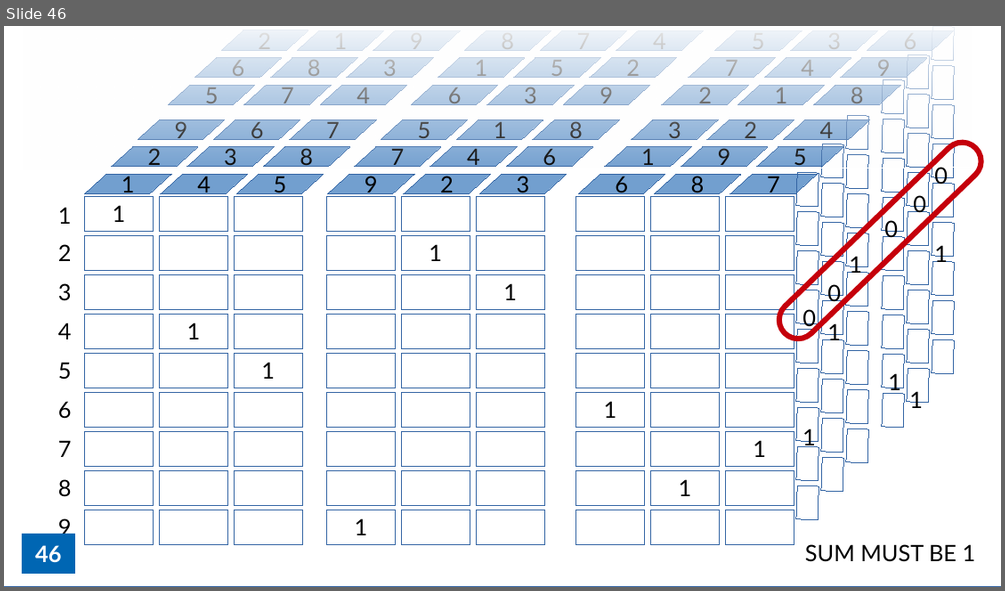
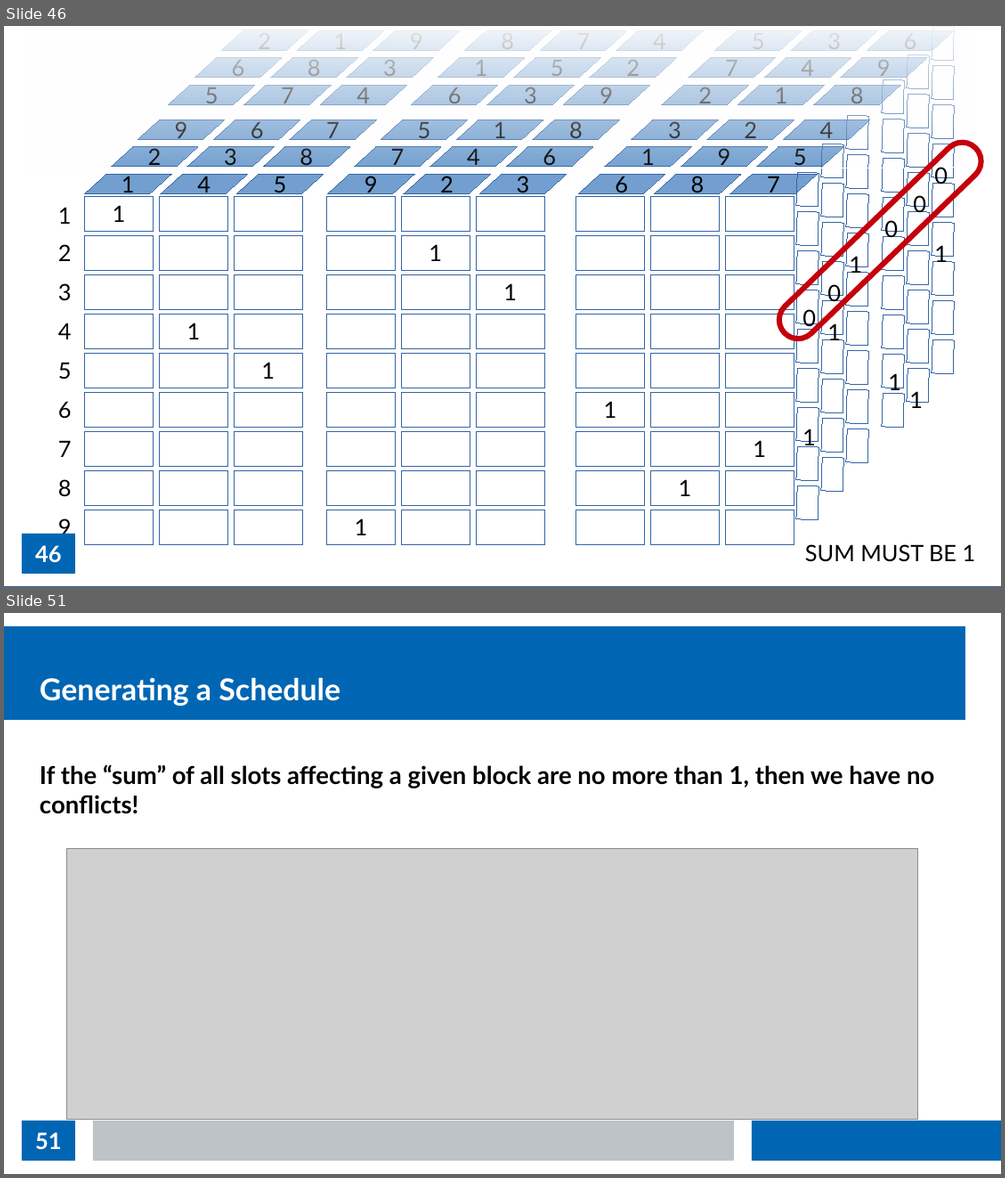
Before and after one commit to thomasnield/kotlin_data_science_talk_ChicagoJUG, a slide deck: kotlin_data_science_talk_chijug_slides.odp. Shown one above the other, each under a label of ours: slide 46 before the commit, slides 46 and 51 after it; the slides between them are not shown. The pictures are 1005x591 and 1005x1178 pixels, drawn with LibreOffice and Linux fonts; fonts in the diff are those of the drawing; grey boxes stand for pictures. Boxes give left, top, right and bottom in pixels: in the first picture for what was removed or moved away, otherwise in the second. Text is boxed around its words. In the diff, an @@ line names an element or a change of style, - is before the commit and + after.

```diff
--- a/kotlin_data_science_talk_chijug_slides.odp
+++ b/kotlin_data_science_talk_chijug_slides.odp
@@ slide 51 added at (4,613,1001,1174), background #FFFFFF; not listed: 1 template element that a slide beside it also shows @@
@@ title added at (40,677,340,706), 24 pt, text #FFFFFF, bold @@
+Generating a Schedule
@@ text added at (40,764,934,814), 19.5 pt, text #000000, bold @@
+If the “sum” of all slots affecting a given block are no more than 1, then we have no conflicts!
@@ picture added at (66,848,917,1119) @@
@@ page number added at (22,1120,75,1160), fill #0066B3, 18 pt, text #FFFFFF, bold @@
+51
@@ rectangle added at (93,1120,734,1160), fill #BDC3C7 @@
@@ rectangle added at (752,1120,1001,1160), fill #0066B3 @@
```
Also in this commit, not shown: 2 slides changed, 5 other slides added.
